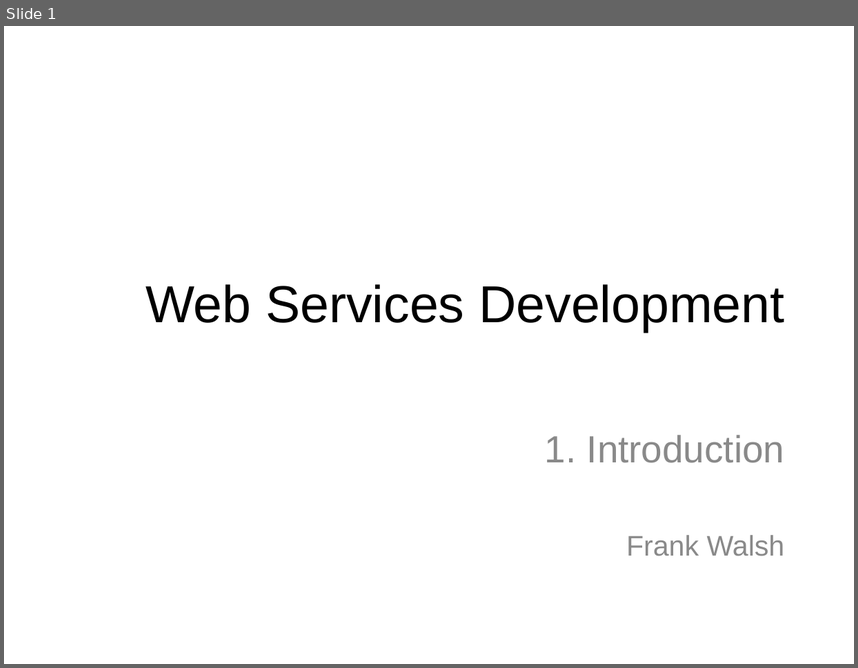
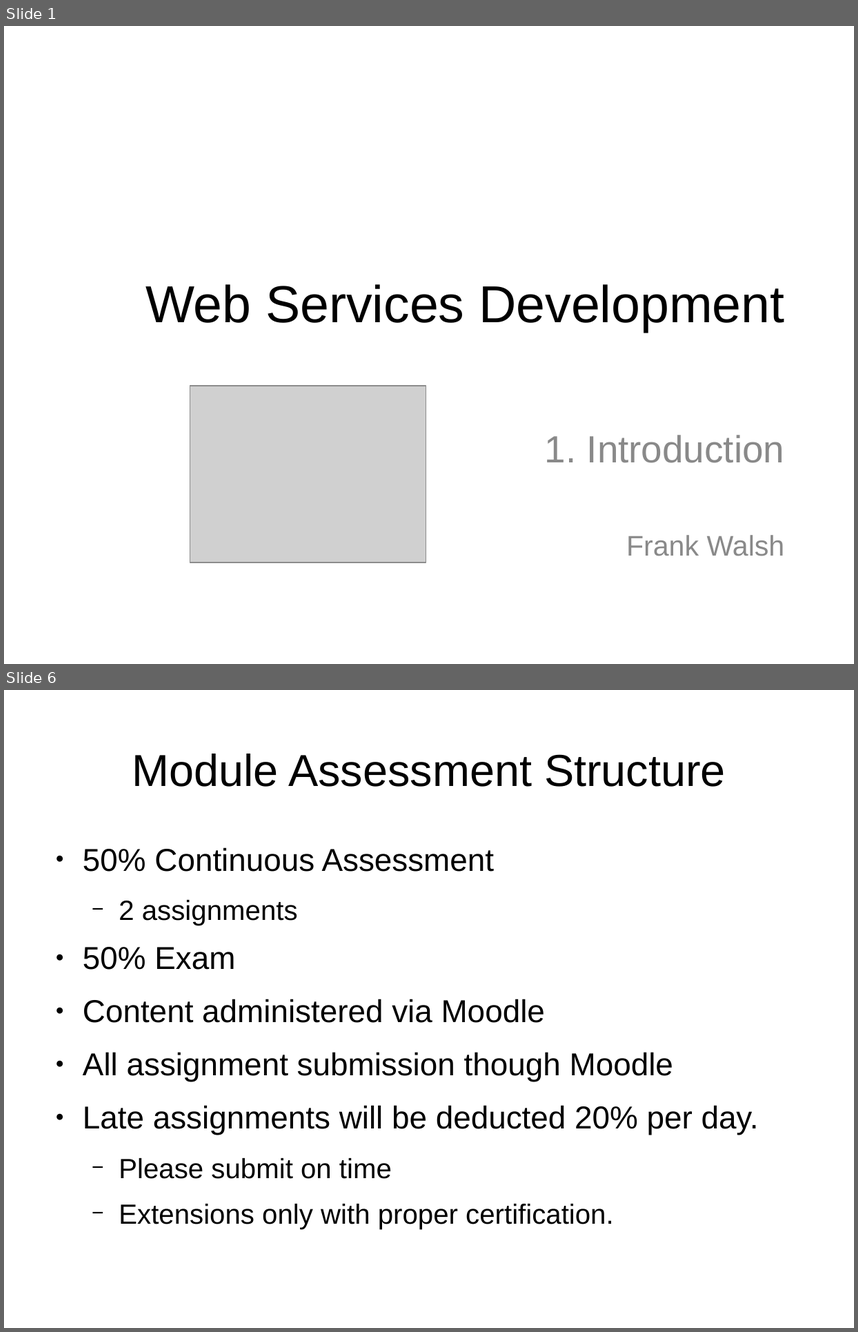
Before and after one commit to fxwalsh/webservicesdev-2016, a slide deck: topic01/talk-1/web-services-intro.odp. Shown one above the other, each under a label of ours: slide 1 before the commit, slides 1 and 6 after it; the slides between them are not shown. The pictures are 858x668 and 858x1332 pixels, drawn with LibreOffice and Linux fonts; fonts in the diff are those of the drawing; grey boxes stand for pictures. Boxes give left, top, right and bottom in pixels: in the first picture for what was removed or moved away, otherwise in the second. Text is boxed around its words. In the diff, an @@ line names an element or a change of style, - is before the commit and + after.

```diff
--- a/topic01/talk-1/web-services-intro.odp
+++ b/topic01/talk-1/web-services-intro.odp
@@ slide 6 added at [4,690,854,1328], background #FFFFFF @@
@@ title added at [132,753,726,787], 42.1 pt, text #000000 @@
+Module Assessment Structure
@@ text added at [83,847,759,1229], 29.8 pt, text #000000 @@
+● 50% Continuous Assessment
+  − 2 assignments
+● 50% Exam
+● Content administered via Moodle
+● All assignment submission though Moodle
+● Late assignments will be deducted 20% per day.
+  − Please submit on time
+  − Extensions only with proper certification.
@@ slide 1 changed as well @@
@@ picture added at [190,385,426,562] @@
```
Also in this commit, not shown: 1 other slide changed, 10 other slides added, 2 other files.
